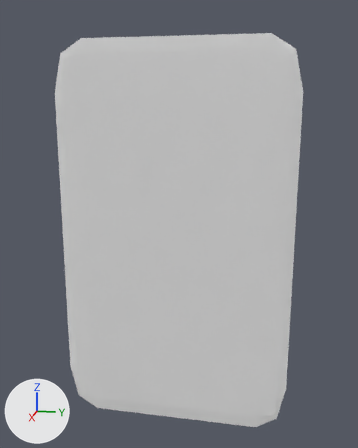
A saved change to the Blender file clipboard.blend.
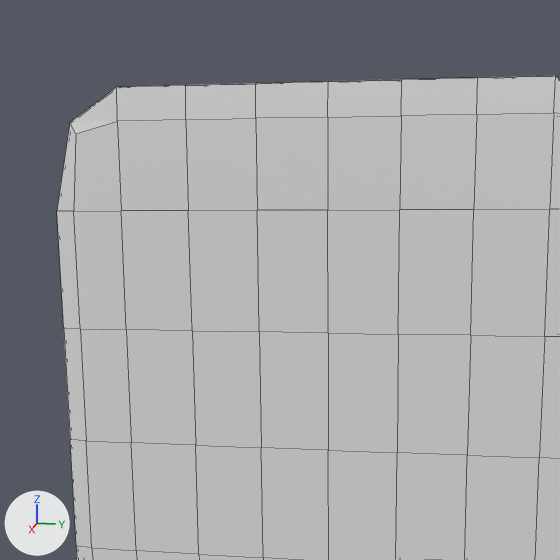
Each version appears first whole from a 50 mm lens placed at (7.26, 1.53, 5.11), pointed at (-0.05, 0.06, 3.29), and next in a close-up on the part from 8% to 76% of the width and 0% to 55% of the height. Arrows for +X, +Y and +Z are at lower left; the lights stay in place. The close-ups show mesh edges as thin lines.
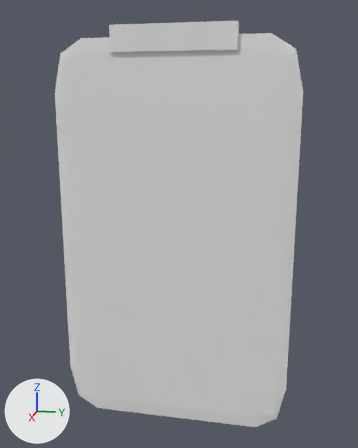
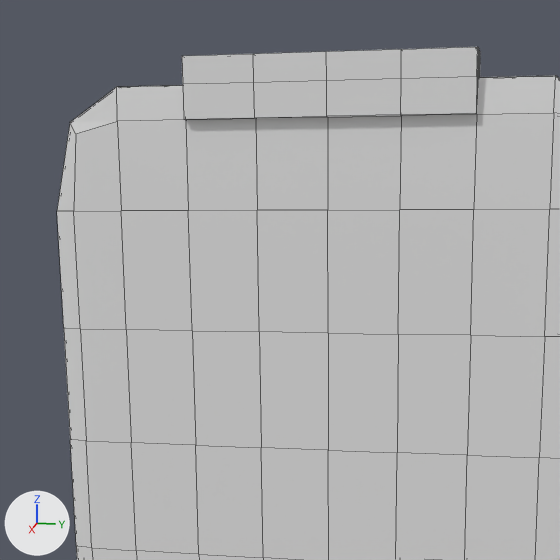
Commit message: updated clipboard

Boxes [x1, y1, x2, y2] around the edits, measured in the close-ups (560 x 560 px):
'Cube', reshaped: before [57, 75, 560, 560]; after [57, 47, 560, 560]
part 1 of me_cube, built on: after [182, 47, 480, 120]

What the commit changed:
me_cube is used by ob_cube; location (0.0, 0.0, 0.0).
me_cube had 386 vertices, 384 faces and spanned x -0.09..0.09, y -1.81..1.81, z -0.04..6.01.
me_cube now has 426 vertices, 424 faces and spans x -0.09..0.13, y -1.81..1.81, z -0.04..6.17.
Part 1, on me_cube:
7 vertices are removed from x -0.05..0.05, y -0.45..0.45, z 6.01.
20 faces are deleted.
3 vertices in x -0.02..0.02, y -0.45, z 6.01 move by (0.0, -0.46, 0.16).
3 vertices in x -0.02..0.02, y 0.45, z 6.01 move by (0.0, 0.46, 0.16).
2 vertices move from x -0.05..0.05, y 0.0, z 6.01 to x -0.07..0.07, y 0.0, z 5.8..6.17.
3 vertices are added at (0.13, 0.0, 6.01), (0.13, 0.45, 6.01), (0.13, 0.45, 5.8).
10 new vertices lie (0.0, 0.0, 0.16) away from vertices in x -0.07..0.07, y -0.91..0.91, z 6.01.
6 new vertices lie (0.0, -0.46, 0.0) away from vertices in x -0.05..0.07, y 0.45..0.91, z 6.01..6.17.
7 new vertices lie (0.0, -0.45, 0.0) away from vertices in x -0.05..0.07, y 0.0..0.45, z 6.01..6.17.
8 new vertices lie (0.06, 0.0, 0.0) away from vertices in x 0.05..0.07, y -0.91..0.91, z 5.8..6.17.
8 new vertices lie (0.0, 0.46, 0.0) away from vertices in x -0.05..0.13, y -0.91..-0.45, z 6.01..6.17.
5 new vertices lie (0.0, 0.0, -0.21) away from vertices in x 0.07..0.13, y -0.91..0.91, z 6.01.
60 new faces join them.
